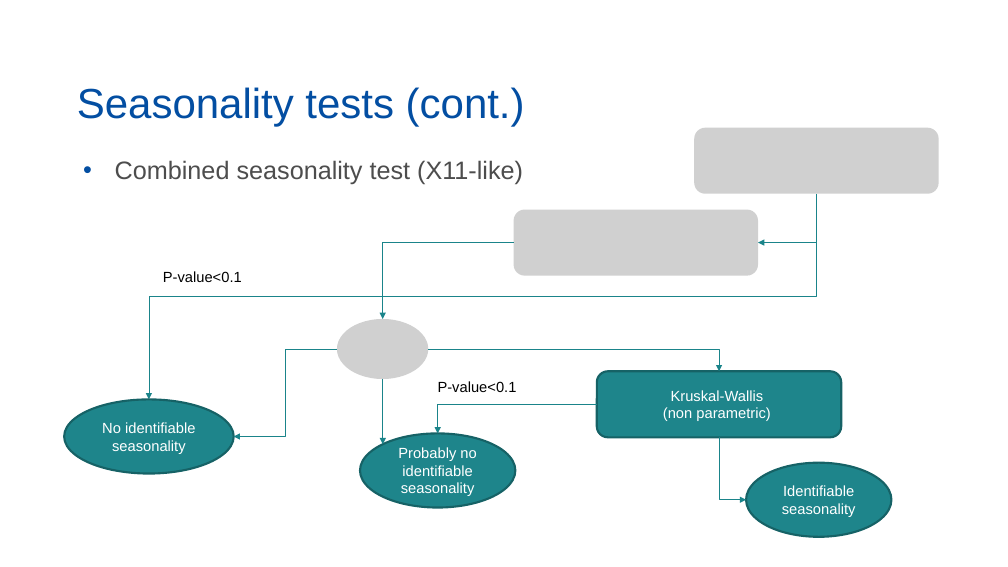
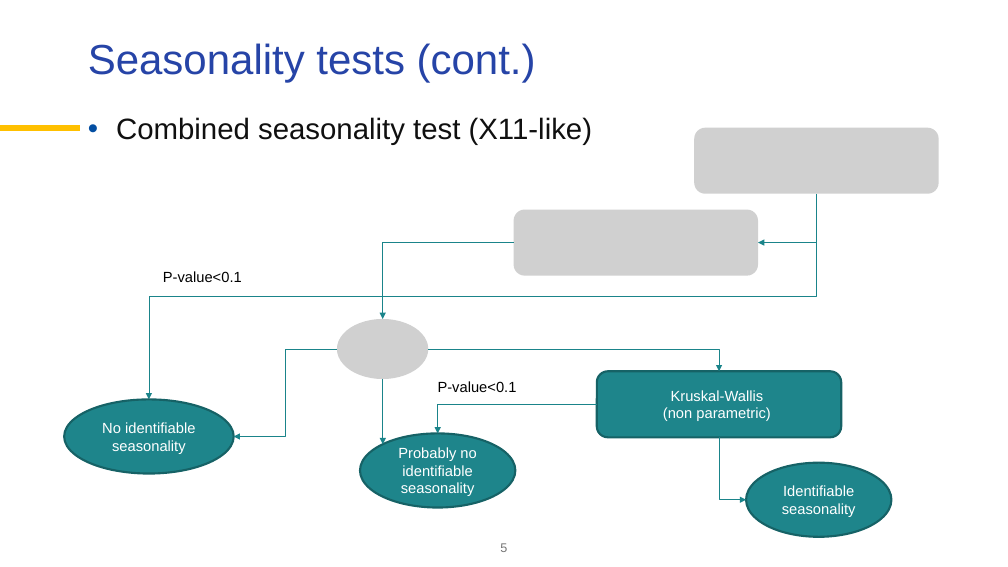
Before and after one commit to palatej/ESTP2026, a slide deck: slide 5 of 1.6 Seasonality tests.pptx. Drawn at 1008x567 pixels with LibreOffice and Linux fonts; fonts in the diff are those of the drawing; grey boxes stand for pictures; background and template pictures are left out. Boxes give left, top, right and bottom in pixels: in the first picture for what was removed or moved away, otherwise in the second. Text is boxed around its words. In the diff, an @@ line names an element or a change of style, - is before the commit and + after.

```diff
--- a/1.6 Seasonality tests.pptx
+++ b/1.6 Seasonality tests.pptx
@@ title "Seasonality tests (cont.)": place and size @@
-title "Seasonality tests (cont.)" at (77,87,525,127)
+title "Seasonality tests (cont.)" at (88,43,536,82)
@@ title "Seasonality tests (cont.)" at (88,43,536,82): text colour #034EA2 to #2644A7; vertical alignment bottom to top @@
@@ text "Combined seasonality test (X11-like)": place and size @@
-text "Combined seasonality test (X11-like)" at (115,160,523,184)
+text "Combined seasonality test (X11-like)" at (116,117,593,145)
@@ text "Combined seasonality test (X11-like)" at (116,117,593,145): size 24 to 28 pt, text colour #4D4D4D to #101010; indent changed; line spacing 1 to 0.9; more space between paragraphs @@
@@ line added from (0, 129) to (80, 129), #FFC000 6 pt @@
@@ page number added at (500,543,507,552), 12 pt, text #767676 @@
+5
```
Also in this commit, not shown: 9 other slides changed, 1 slide added, 1 slide removed, 26 other files.
